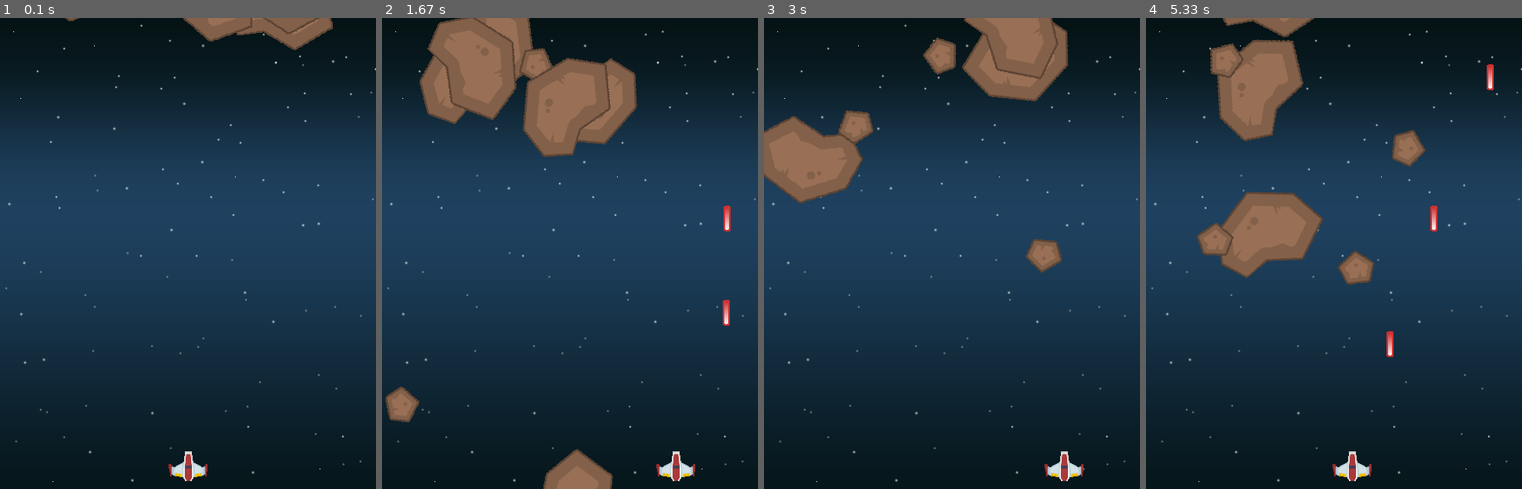
Above: before the commit, frames 1-4 (left to right).
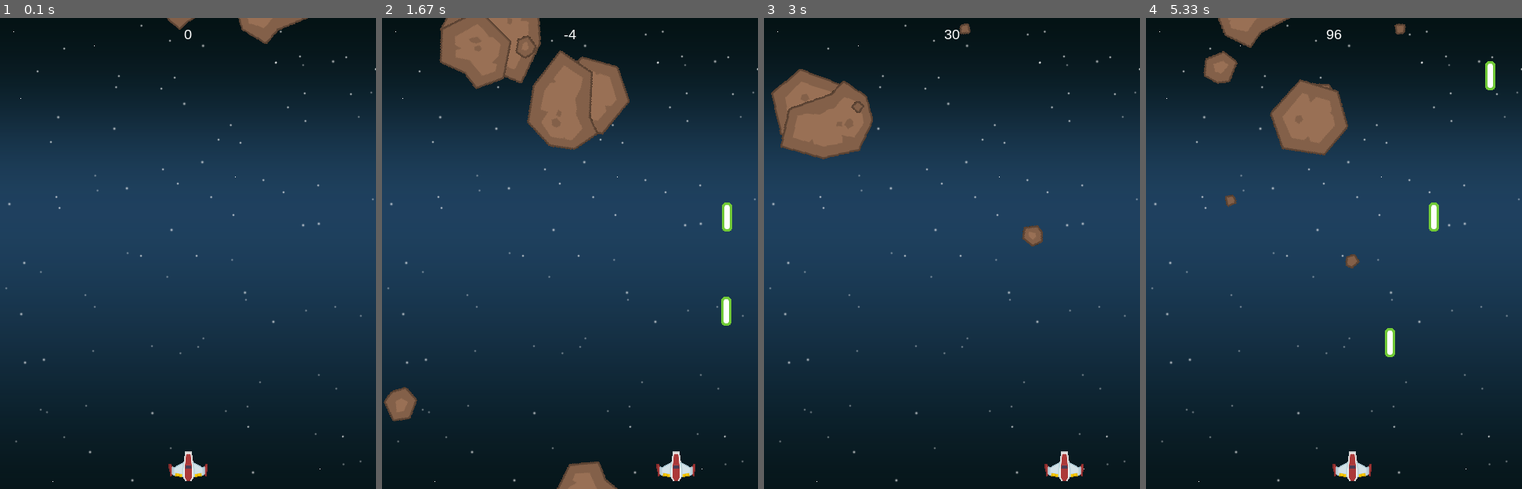
Above: after the commit, the same moments.

Repository: Sgryt87/pygame
Game: pygame game, started from space_shooter.py
The game is run twice, just before and just after one commit, with the same random seed, the same clock (stepped at 60 frames per second) and the same inputs.
Inputs:
- Up to frame 1 (0.1 s): no input
- Up to frame 2 (1.67 s): hold Right 0.33-0.8 s; hold Right 0.83-1.3 s; tap Space at 0.9, 1.2, 1.4 s; hold Left from 1.33 s (still down)
- Up to frame 3 (3 s): tap Space at 1.7, 1.97, 2.27, 2.4, 2.7 s; release Left at 1.87 s; hold Left 1.9-2.3 s; hold Right 2.33-2.97 s
- Up to frame 4 (5.33 s): hold Left 3-3.47 s; tap Space at 3.07, 3.37, 3.57, 3.87, 4.07, 4.37, 4.57, 4.87, 5.13 s; hold Right 3.5-3.97 s; hold Right 4-4.47 s; hold Left 4.5-5.03 s; hold Left from 5.07 s (still down)

The runs differ from the first frame. In frame 1, 1.5% of the frame differs, in the area x 17-89%, y 0-7%; in frame 2, 5.8%; in frame 3, 10%; in frame 4, 12%, in the area x 13-93%, y 0-72%.

Commit message:
shooting score added&rendering

Diff:
--- a/space_shooter.py
+++ b/space_shooter.py
@@ -30,10 +30,22 @@
 pygame.display.set_caption('The Game')
 clock = pygame.time.Clock()
 
-
 # set up assets folders
 # game_folder = os.path.dirname(__file__)
 # img_folder = os.path.join(game_folder, 'img')
+# # # # # # # # # # # # # # # # # # # # # # #
+
+
+font_name = pygame.font.match_font('arial')
+
+
+def draw_text(surf, text, size, x, y):
+    font = pygame.font.Font(font_name, size)
+    text_surface = font.render(text, True, WHITE)
+    text_rect = text_surface.get_rect()
+    text_rect.midtop = (x, y)
+    # display (blit)
+    surf.blit(text_surface, text_rect)
 
 
 class Player(pygame.sprite.Sprite):
@@ -136,10 +148,22 @@
 # player
 player_img = pygame.image.load(path.join(img_dir, 'player.png')).convert()
 meteor_img = pygame.image.load(path.join(img_dir, 'meteorSmall.png')).convert()
-bullet_img = pygame.image.load(path.join(img_dir, 'laserRed.png')).convert()
+bullet_img = pygame.image.load(path.join(img_dir, 'laserGreen08.png')).convert()
 meteor_images = []
 
-meteor_list = ['meteorBig.png', 'meteorSmall.png']
+meteor_list = [
+    'meteorBrown_big1.png',
+    'meteorBrown_big2.png',
+    'meteorBrown_big3.png',
+    'meteorBrown_big4.png',
+    'meteorBrown_med1.png',
+    'meteorBrown_med3.png',
+    'meteorBrown_small1.png',
+    'meteorBrown_small2.png',
+    'meteorBrown_tiny1.png',
+    'meteorBrown_tiny2.png',
+    'meteorSmall.png'
+]
 
 for img in meteor_list:
     meteor_images.append(pygame.image.load(path.join(img_dir, img)).convert())
@@ -154,7 +178,7 @@
     m = Mob()
     all_sprites.add(m)
     mobs.add(m)
-
+score = 0
 # Game Loop
 running = True
 
@@ -176,6 +200,7 @@
     # check if the bullet hits a mob
     hits = pygame.sprite.groupcollide(mobs, bullets, True, True)
     for hit in hits:
+        score += 50 - hit.radius
         m = Mob()
         all_sprites.add(m)
         mobs.add(m)
@@ -192,6 +217,7 @@
     screen.fill(BLACK)
     screen.blit(background, background_rect)
     all_sprites.draw(screen)
+    draw_text(screen, str(score), 18, WIDTH / 2, 10)
     pygame.display.flip()
 
 pygame, quit()
Binary file added: img/laserGreen08.png
Binary file added: img/meteorBrown_big1.png
Binary file added: img/meteorBrown_big2.png
Binary file added: img/meteorBrown_big3.png
Binary file added: img/meteorBrown_big4.png
Binary file added: img/meteorBrown_med1.png
Binary file added: img/meteorBrown_med3.png
Binary file added: img/meteorBrown_small1.png
Binary file added: img/meteorBrown_small2.png
Binary file added: img/meteorBrown_tiny1.png
Binary file added: img/meteorBrown_tiny2.png
Binary file added: img/meteorGrey_big1.png
(and 9 more such lines)
